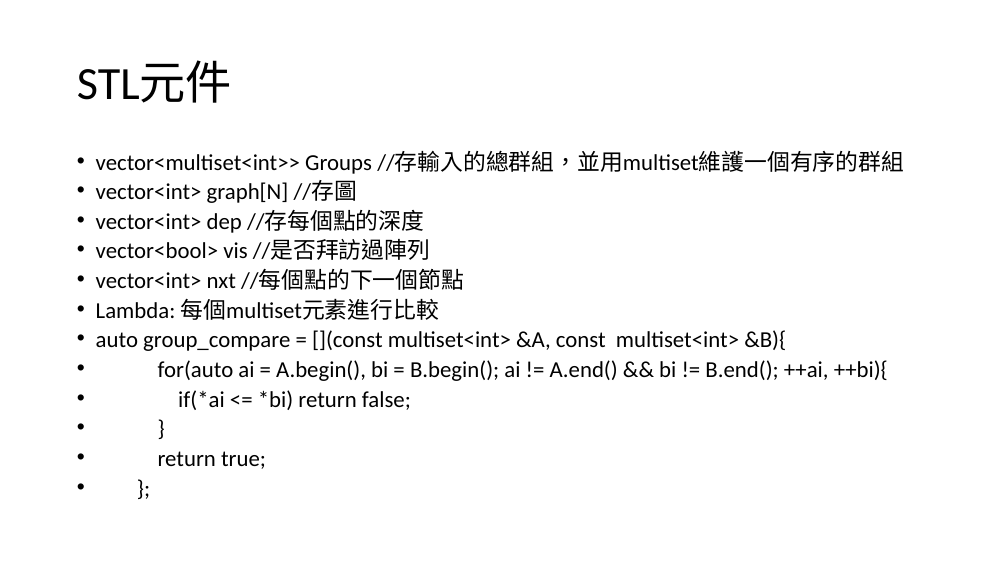
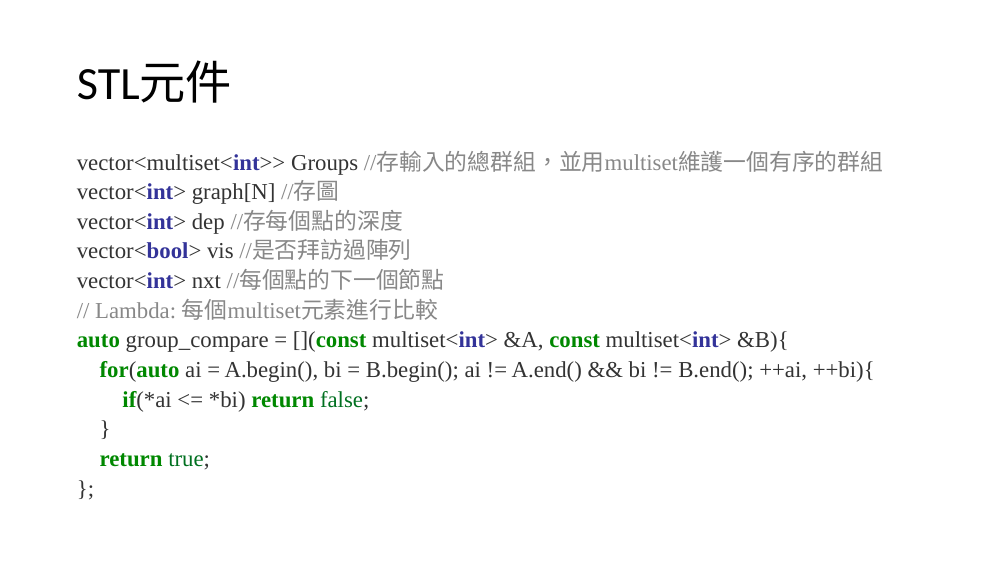
Before and after one commit to louisfghbvc/GenericProgrammingSTL, a slide deck: slide 6 of HW4 應用程式設計/說明.pptx. Drawn at 1008x567 pixels with LibreOffice and Linux fonts; fonts in the diff are those of the drawing. Boxes give left, top, right and bottom in pixels: in the first picture for what was removed or moved away, otherwise in the second. Text is boxed around its words. In the diff, an @@ line names an element or a change of style, - is before the commit and + after.

```diff
--- a/HW4 應用程式設計/說明.pptx
+++ b/HW4 應用程式設計/說明.pptx
@@ text at <box>77,152,883,469</box>: font Calibri to Times New Roman; text colour #000000 to #333333 in "vector<multiset<int>> Groups", "vector<int> graph[N]", "vector<int> dep", "vector<bool> vis" and 7 more places; text colour #000000 to #333399 in "vector<multiset<int>>", "vector<int>", "vector<int>", "vector<bool>" and 2 more places; text colour #000000 to #888888 in "//存輸入的總群組，並用multiset維護一個有序的群組", "//存圖", "//存每個點的深度", "//是否拜訪過陣列" and 1 more places; bold on in "vector<multiset<int>>", "vector<int>", "vector<int>", "vector<bool>" and 5 more places; text colour #000000 to #008800 in "auto [](const const", "for(auto", "if(*ai return", "return"; text colour #000000 to #007020 in "false;", "true;"; bullet • to none @@
@@ text at <box>95,299,438,320</box>: text changed; font Calibri to Times New Roman; text colour #000000 to #888888 @@
-• Lambda: 每個multiset元素進行比較
+// Lambda: 每個multiset元素進行比較
```
Also in this commit, not shown: 5 other slides changed.
